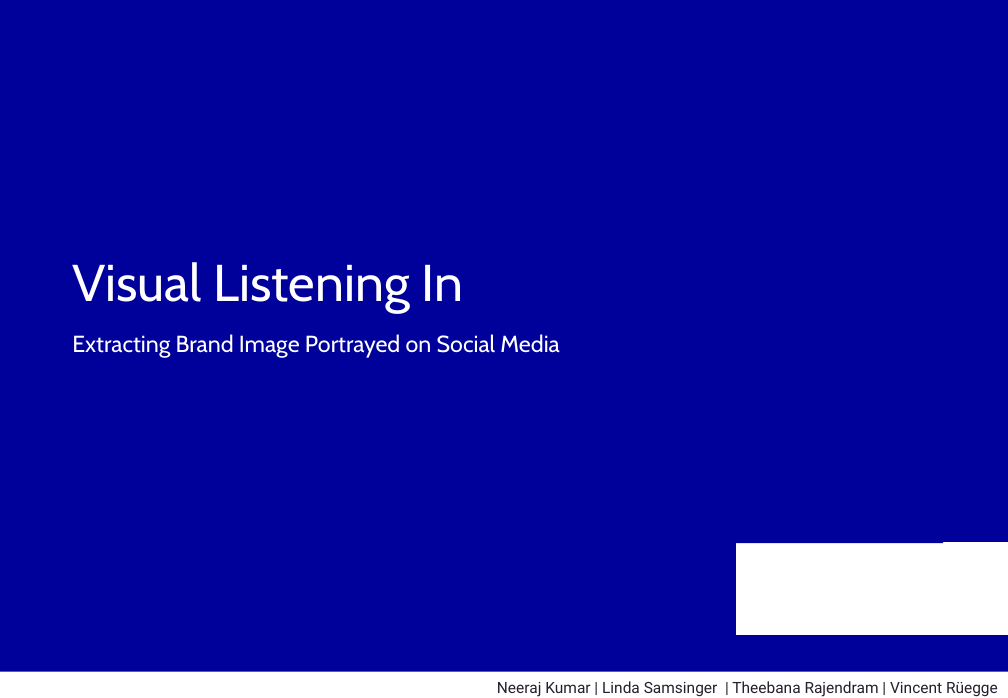
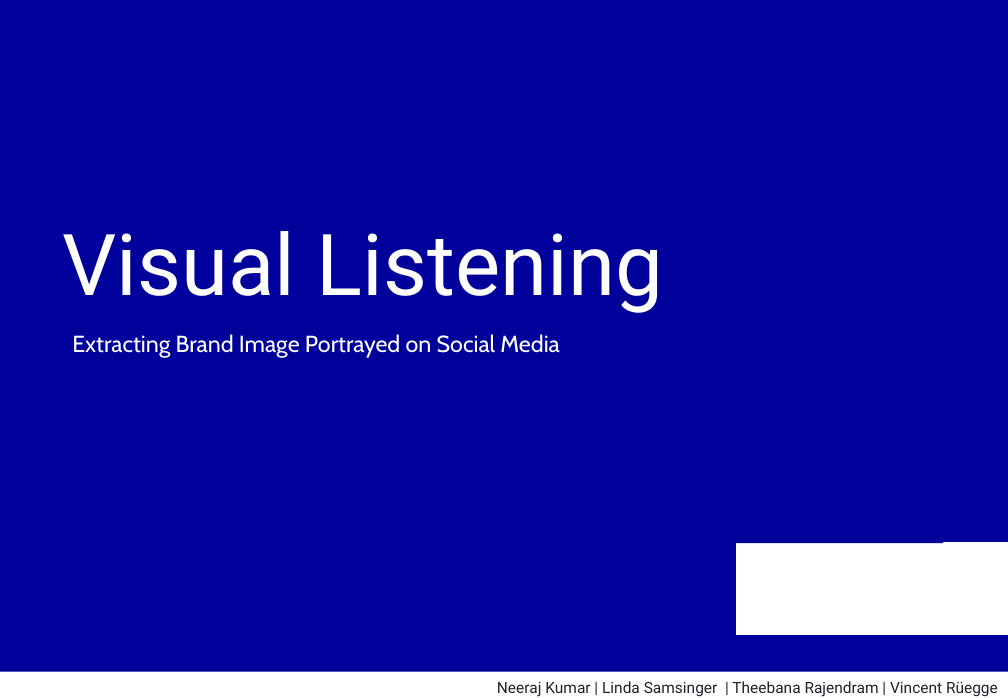
Before and after one commit to snoweZz/DLfM_BrandManagement, a slide deck: slide 1 of about_me/Visual Listening In_Draft.pptx. Drawn at 1008x698 pixels with LibreOffice and Linux fonts; fonts in the diff are those of the drawing; background and template pictures are left out. Boxes give left, top, right and bottom in pixels: in the first picture for what was removed or moved away, otherwise in the second. Text is boxed around its words. In the diff, an @@ line names an element or a change of style, - is before the commit and + after.

```diff
--- a/about_me/Visual Listening In_Draft.pptx
+++ b/about_me/Visual Listening In_Draft.pptx
@@ title at (63,231,663,313): text changed; size 40 to 66 pt; font Cabin to Roboto @@
-Visual Listening In
+Visual Listening
```
Also in this commit, not shown: 1 other slide changed, 4 other files.
